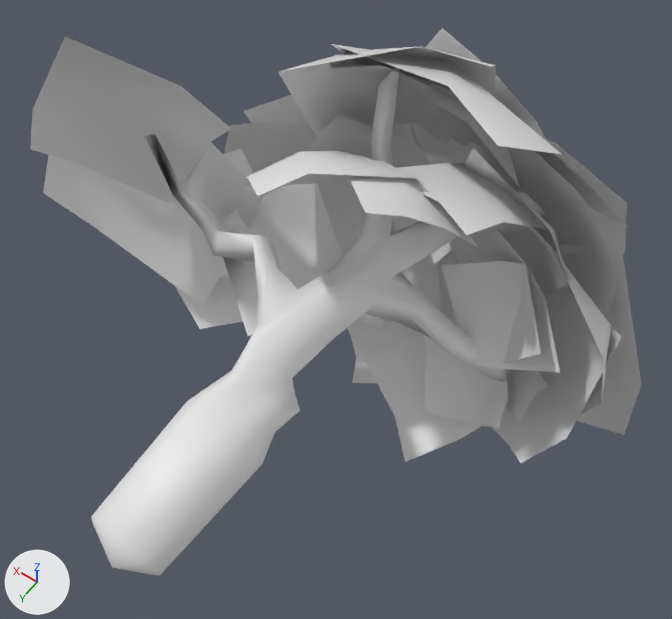
What one commit did to the glTF model client/assets/models/trees/tree_4.glb.
Both versions are drawn from a 50 mm lens placed at (-0.0653, 0.0319, 0.1471), pointed at (0.0048, -0.0662, -0.0071). Arrows for +X, +Y and +Z are at lower left; the lights stay in place. Vertices at the same position are counted once.

The first picture shows 'tree_4'.
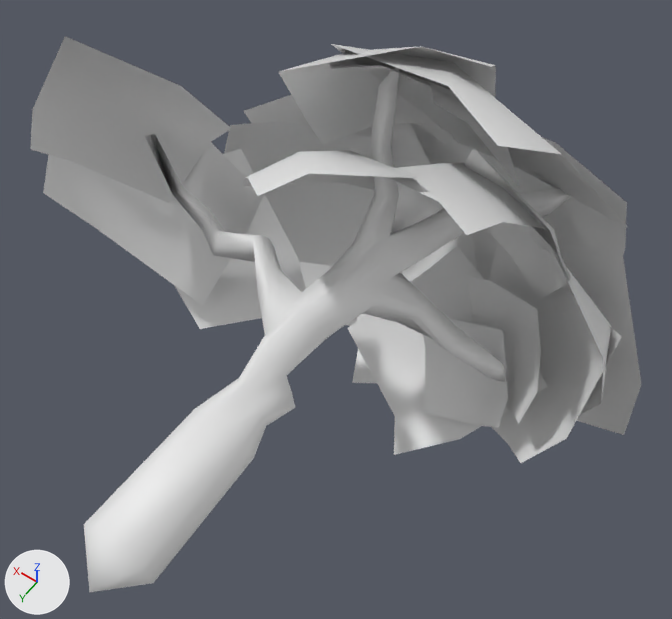
The edits, one by one:
me_tree_4 is used by ob_tree_4; location (0.0, 0.0, 0.0).
Verts and faces of me_tree_4; kept vertices keep their numbers, new ones are numbered from 534.
Before the commit, vertices of me_tree_4: 195 (-0.0152, -0.067, -0.0528) at pixel (405, 462).
me_tree_4 had 534 vertices, 747 faces and spanned x -0.0561..0.0799, y -0.127..0.0036, z -0.0634..0.0465.
me_tree_4 now has 418 vertices, 623 faces and spans x -0.0561..0.0799, y -0.1266..0.0087, z -0.0634..0.0465.
me_tree_4 part 1: 7 loose pieces with 85 vertices, spanning x -0.043..0.0327, y -0.127..-0.0689, z -0.0534..0.0354, are deleted.
Part 2, on me_tree_4:
31 vertices are removed from x -0.023..0.0389, y -0.1111..-0.0592, z -0.0243..0.0297.
37 faces are deleted.
5 vertices in x -0.0048..0.0077, y -0.0002..0.0001, z 0.0009..0.0065 move by (0.0, 0.0017, 0.0).
58 vertices move from x -0.008..0.0104, y -0.0593..0.0036, z -0.0064..0.0079 to x -0.0068..0.009, y -0.0593..0.0087, z -0.0049..0.0066.
Part 3, on me_tree_4:
Vertex 195 moves to (-0.0119, -0.067, -0.0528), pixel (393, 455).

Changed parts and their boxes [x1, y1, x2, y2] in the pictures (672 x 619 px; the box of a moved part takes in the faces that stretch with it):
'tree_4', reshaped
    before: [30, 28, 642, 575]
    after: [30, 36, 642, 592]
part 1 of me_tree_4, deleted
    before: [279, 28, 619, 372]
part 2 of me_tree_4, cut back
    before: [91, 141, 490, 575]
    after: [84, 264, 375, 592]
part 3 of me_tree_4, moved or reshaped
    before: [395, 416, 459, 462]
    after: [394, 416, 459, 455]
